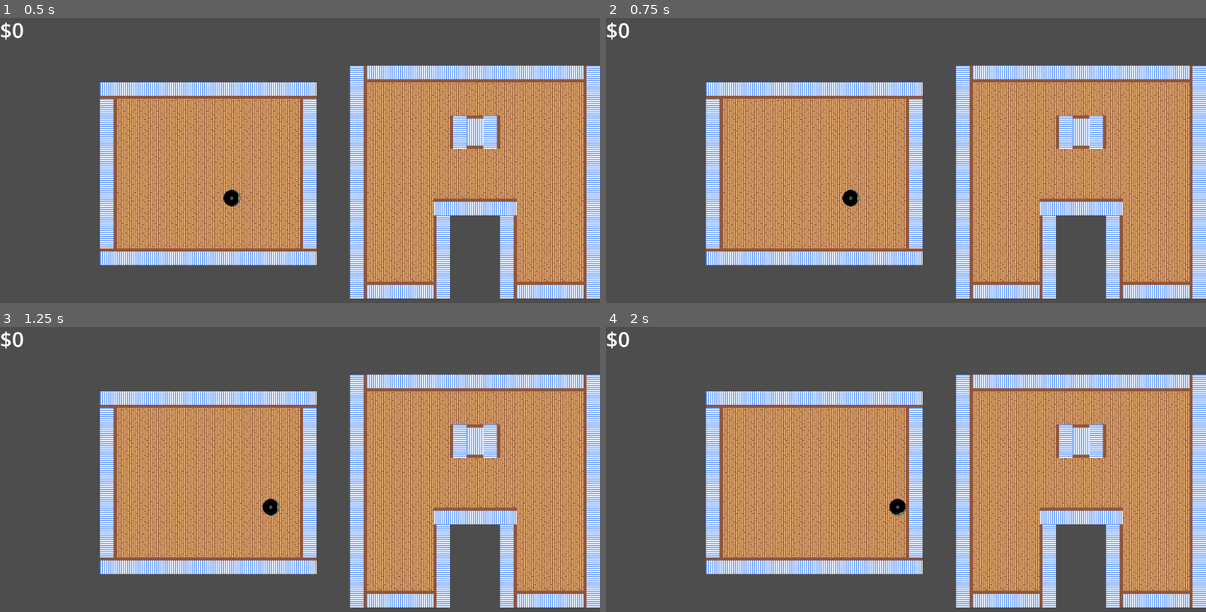
Above: before the commit, frames 1-4 (two rows, left to right).
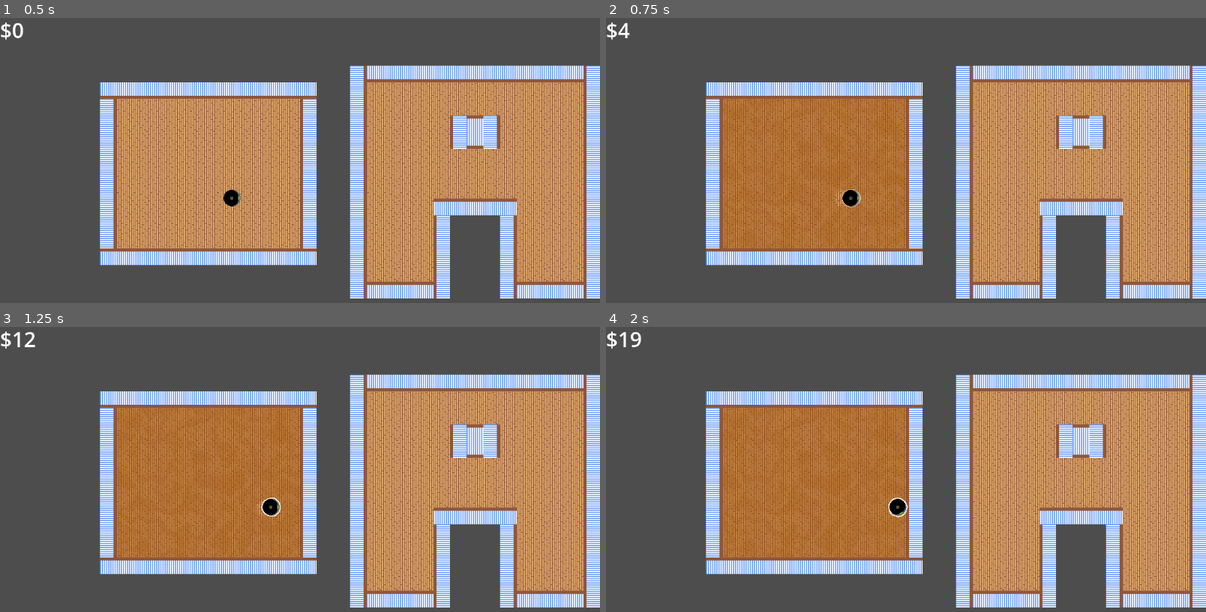
Above: after the commit, the same moments.

Repository: NatYoungren/roombot
Game: Godot game, scene res://scenes/test_level.tscn
Same seed, same stepped clock (60 frames per second), same inputs: the game is played once before the commit and once after it.
Inputs (mouse positions are in pixels of both pictures, inside the frame that each line leads up to):
- Up to frame 1 (0.5 s): no input
- Up to frame 2 (0.75 s): tap Enter (ui_accept) at 0.5 s; move the mouse to (1038, 166) at 0.52 s; hold Shift from 0.53 s (still down); tap Tab (ui_focus_next) at 0.6 s; click (1038, 166) at 0.67 s
- Up to frame 3 (1.25 s): keep holding Shift; tap Enter (ui_accept) at 0.77, 1.07 s
- Up to frame 4 (2 s): move the mouse to (786, 509) at 1.27 s; release Shift at 1.28 s; hold Left (ui_left) from 1.28 s (still down); tap Shift at 1.35 s; click (786, 509) at 1.42 s; tap Enter (ui_accept) at 1.52, 1.55, 1.82 s

Frame 1 is identical in both runs. In frame 2, 16% of the frame differs, in the area x 2-50%, y 1-81%; in frame 3, 16%; in frame 4, 16%, in the area x 2-51%, y 1-81%.
Error before the commit: Invalid access to property or key '_on_clicked_default' on a base object of type 'Node (state.gd)'. (res://scripts/roomba_base.gd:111)

Commit message:
Adding selection support and signals

Diff:
--- a/roombot/global/state.gd
+++ b/roombot/global/state.gd
@@ -2,15 +2,82 @@
 extends Node
 
 var current_level: Node2D
-# var all_roombas: Array = []
+var all_roombas: Array = []
+
+var selected_object: Node2D
+signal selected(obj: Node2D, is_selected: bool)
+
 
 var money: float:
-    set(value):
-        money = value
-        money_updated.emit(money)
+	set(value):
+		money = value
+		money_updated.emit(money)
 
 signal money_updated(new_amount: float)
 
 
 # TODO: Make a filth_manager, to manage multiple filth_layers.
 var filth_layer: FilthLayer # Reference to the filth layer in the current level
+
+
+func _process(_delta: float) -> void:
+	# # #
+	# DEBUG (MOVE THESE TO A GLOBAL/SINGLETON INPUT HANDLER FILE?)
+
+	# Press SPACE to completely fill filth layer, for testing.
+	if Input.is_action_just_pressed("ui_accept"):
+		filth_layer.debug_fill_image()
+
+	# Press LEFT to add random junk filth, for testing.
+	if Input.is_action_just_pressed("ui_left"):
+		filth_layer.random_junk()
+
+	# On ESC, deselect any selected object.
+	if Input.is_action_just_pressed("ui_cancel"):
+		_change_selection(null)
+
+	# On TAB, cycle select through roombas
+	#	If holding shift, cycle backwards.
+	if Input.is_action_just_pressed("ui_focus_next"):
+		if all_roombas.is_empty():
+			_change_selection(null)
+			return
+
+		var step: int = -1 if Input.is_key_pressed(KEY_SHIFT) else 1
+
+		if selected_object == null:
+			_change_selection(all_roombas[0] if step > 0 else all_roombas[-1])
+		else:
+			var idx: int = all_roombas.find(selected_object)
+			if idx == -1:
+				_change_selection(all_roombas[0] if step > 0 else all_roombas[-1])
+			else:
+				idx = (idx + step) % all_roombas.size()
+				if idx < 0:
+					idx += all_roombas.size()
+				_change_selection(all_roombas[idx])
+
+
+func _on_clicked_default(roomba: RoombaBase, button: int) -> void:
+	# print("Roomba clicked! Button: ", button)
+	if button == MOUSE_BUTTON_LEFT:
+		# print("Left click!")
+		_change_selection(roomba) # Select / display information w/ HUD
+	elif button == MOUSE_BUTTON_RIGHT:
+		# print("Right click!")
+		roomba.turn_dir *= -1 # Reverse turn direction
+
+func _change_selection(object: Node2D) -> void:
+	if selected_object is RoombaBase:
+		selected_object.update_select.emit(false)
+		selected.emit(selected_object, false)
+
+	selected_object = object
+
+	if selected_object is RoombaBase:
+		selected_object.update_select.emit(true)
+
+	selected.emit(selected_object, true)
+
+func _register_roomba(roomba: RoombaBase) -> void:
+	all_roombas.append(roomba)
